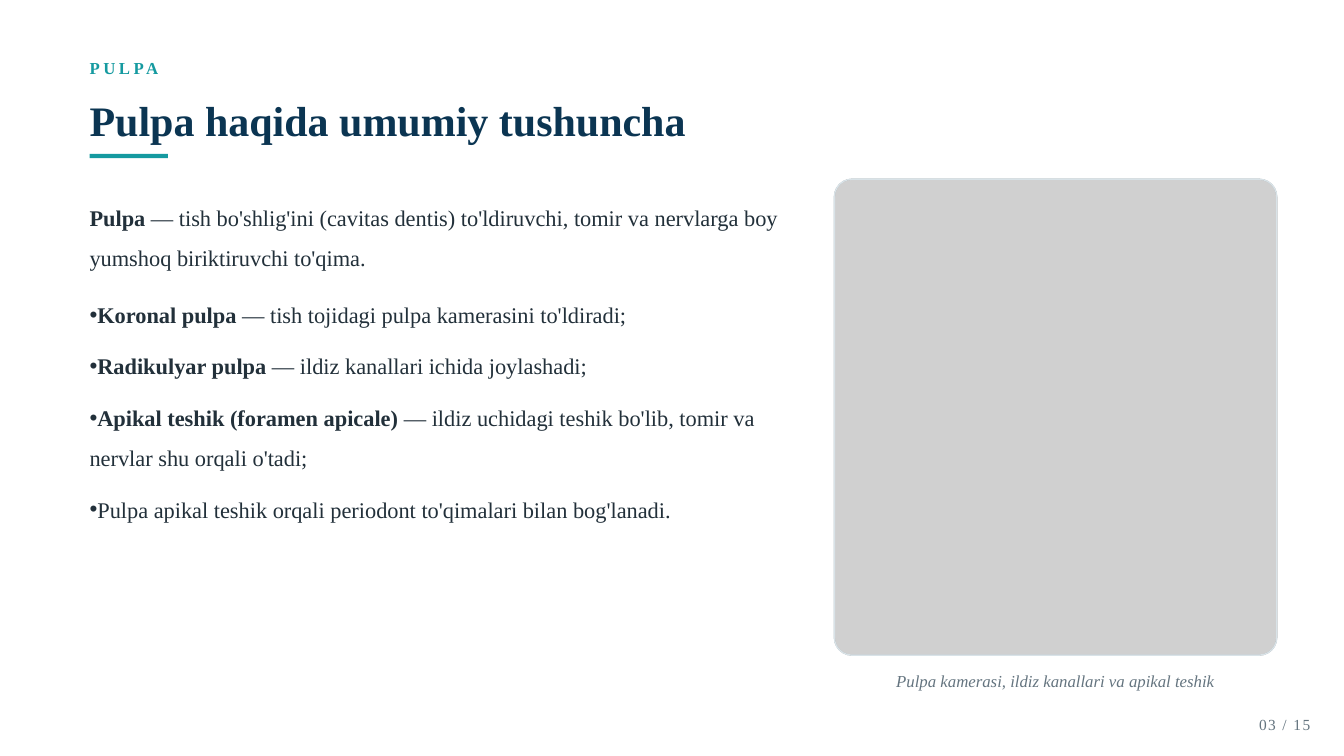
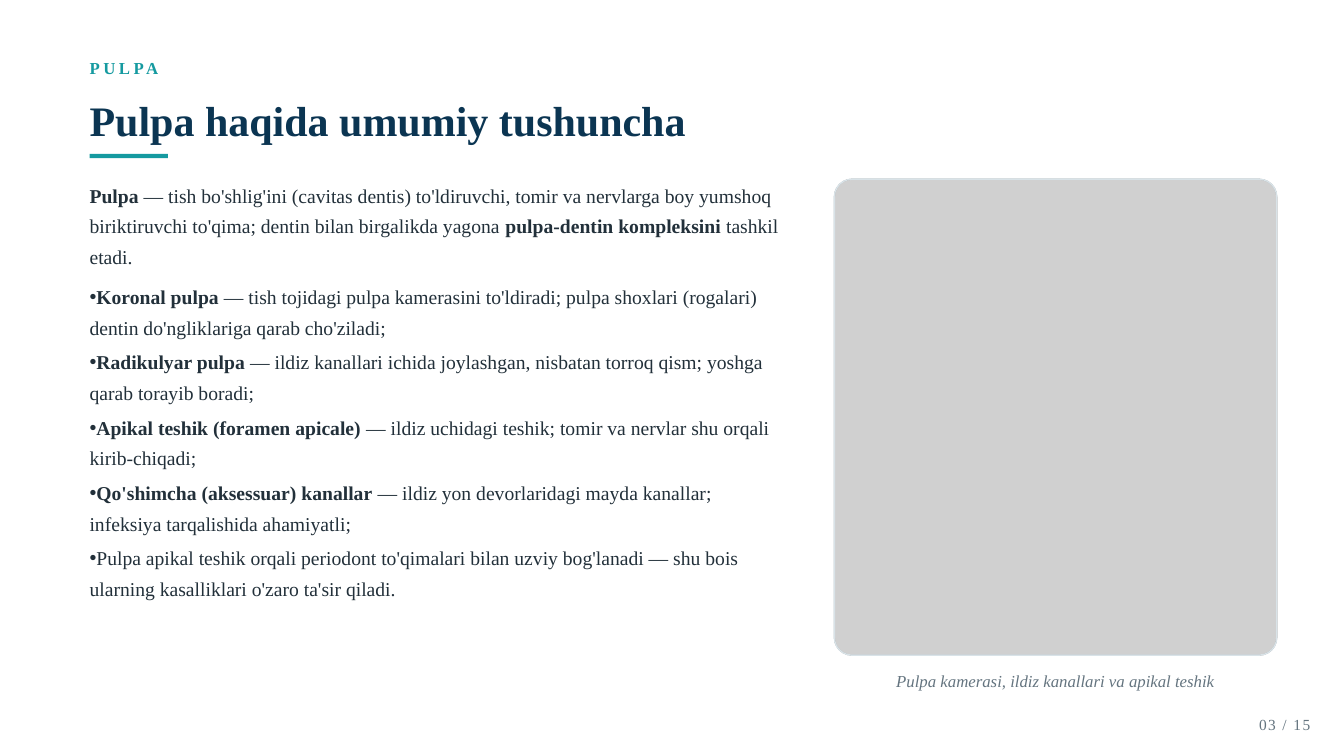
Before and after one commit to dasturland/taqdimot, a slide deck: slide 3 of Tish_tuzilishi.pptx. Drawn at 1344x756 pixels with LibreOffice and Linux fonts; fonts in the diff are those of the drawing; grey boxes stand for pictures. Boxes give left, top, right and bottom in pixels: in the first picture for what was removed or moved away, otherwise in the second. Text is boxed around its words. In the diff, an @@ line names an element or a change of style, - is before the commit and + after.

Commit message:
Taqdimot mazmunini boyitish: pulpa va periodont slaydlariga chuqur ma'lumot qo'shildi

```diff
--- a/Tish_tuzilishi.pptx
+++ b/Tish_tuzilishi.pptx
@@ text at (x1=90, y1=189, x2=778, y2=601): text changed; size 16 to 14 pt @@
-Pulpa — tish bo'shlig'ini (cavitas dentis) to'ldiruvchi, tomir va nervlarga boy yumshoq biriktiruvchi to'qima.
-• Koronal pulpa — tish tojidagi pulpa kamerasini to'ldiradi;
-• Radikulyar pulpa — ildiz kanallari ichida joylashadi;
-• Apikal teshik (foramen apicale) — ildiz uchidagi teshik bo'lib, tomir va nervlar shu orqali o'tadi;
-• Pulpa apikal teshik orqali periodont to'qimalari bilan bog'lanadi.
+Pulpa — tish bo'shlig'ini (cavitas dentis) to'ldiruvchi, tomir va nervlarga boy yumshoq biriktiruvchi to'qima; dentin bilan birgalikda yagona pulpa-dentin kompleksini tashkil etadi.
+• Koronal pulpa — tish tojidagi pulpa kamerasini to'ldiradi; pulpa shoxlari (rogalari) dentin do'ngliklariga qarab cho'ziladi;
+• Radikulyar pulpa — ildiz kanallari ichida joylashgan, nisbatan torroq qism; yoshga qarab torayib boradi;
+• Apikal teshik (foramen apicale) — ildiz uchidagi teshik; tomir va nervlar shu orqali kirib-chiqadi;
+• Qo'shimcha (aksessuar) kanallar — ildiz yon devorlaridagi mayda kanallar; infeksiya tarqalishida ahamiyatli;
+• Pulpa apikal teshik orqali periodont to'qimalari bilan uzviy bog'lanadi — shu bois ularning kasalliklari o'zaro ta'sir qiladi.
```
Also in this commit, not shown: 13 other slides changed.
